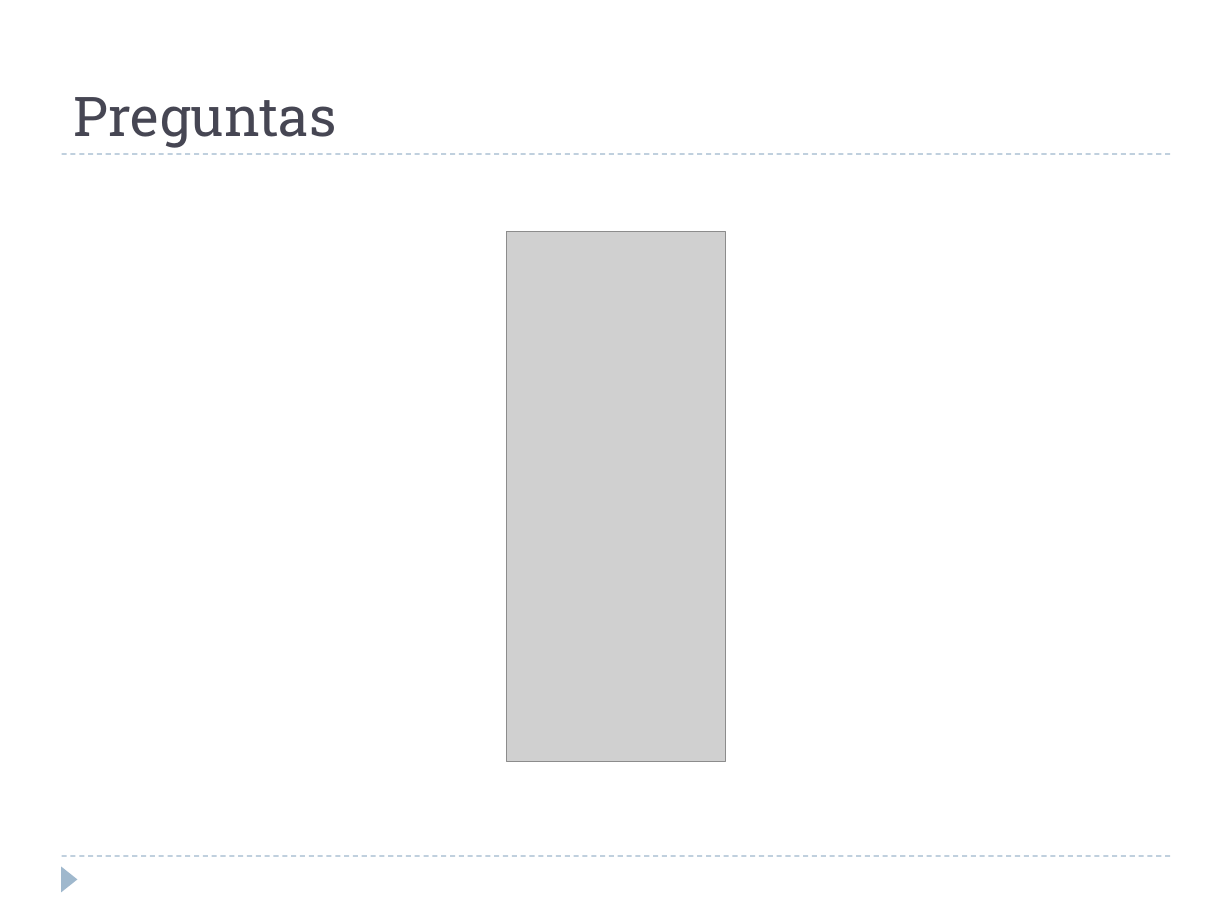
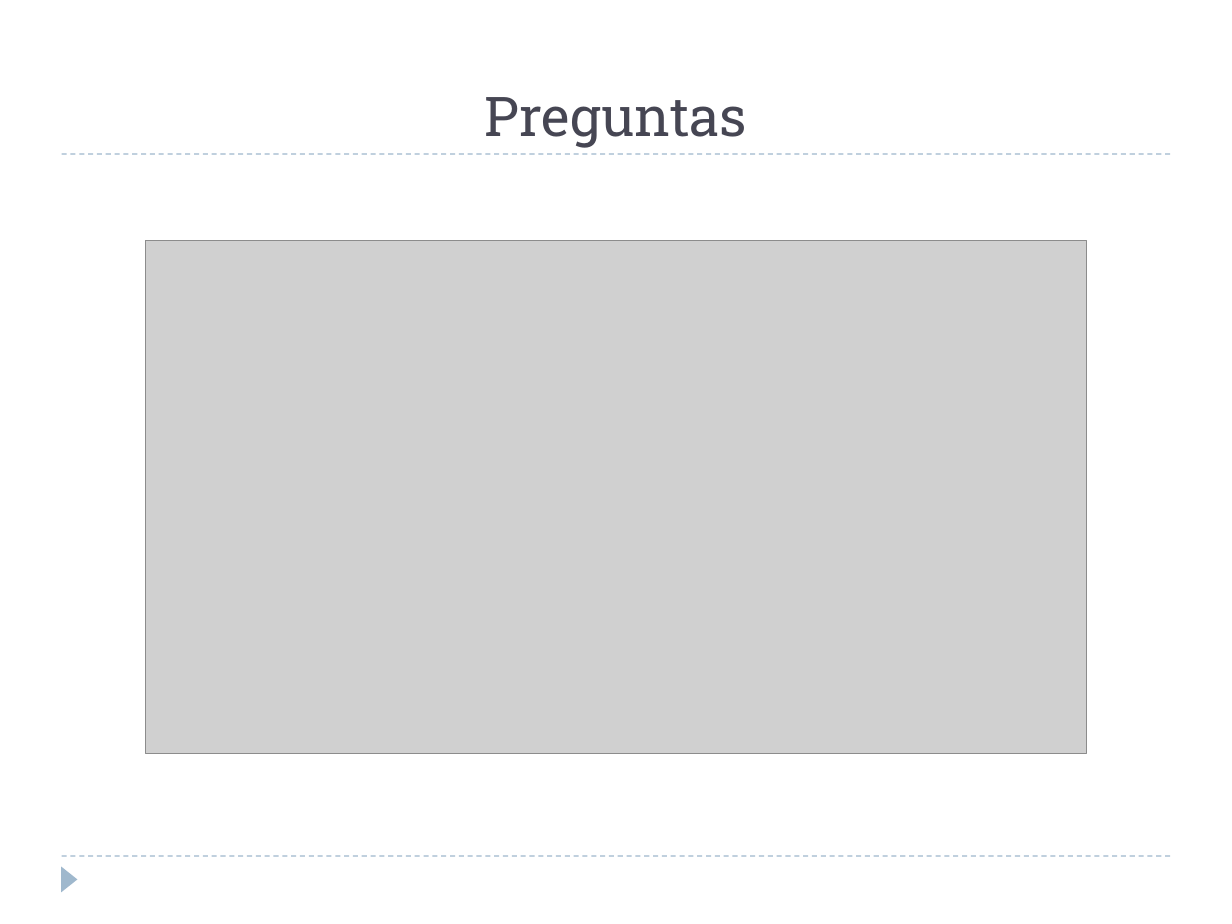
Before and after one commit to alejandrorago/qatesis2, a slide deck: slide 24 of Capitulos Finales/filiminasPeladas.pptx. Drawn at 1232x924 pixels with LibreOffice and Linux fonts; fonts in the diff are those of the drawing; grey boxes stand for pictures. Boxes give left, top, right and bottom in pixels: in the first picture for what was removed or moved away, otherwise in the second. Text is boxed around its words. In the diff, an @@ line names an element or a change of style, - is before the commit and + after.

```diff
--- a/Capitulos Finales/filiminasPeladas.pptx
+++ b/Capitulos Finales/filiminasPeladas.pptx
@@ title "Preguntas" at (485, 97, 748, 148): alignment left to centre @@
@@ picture removed at (506, 232, 724, 761) @@
@@ picture added at (145, 240, 1087, 754) @@
```
